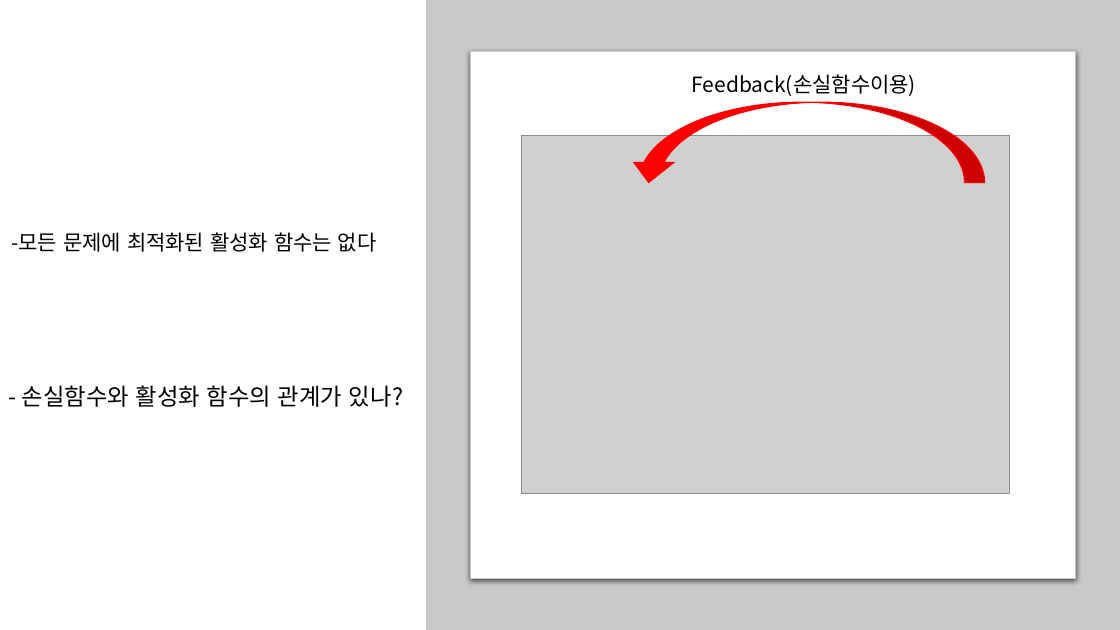
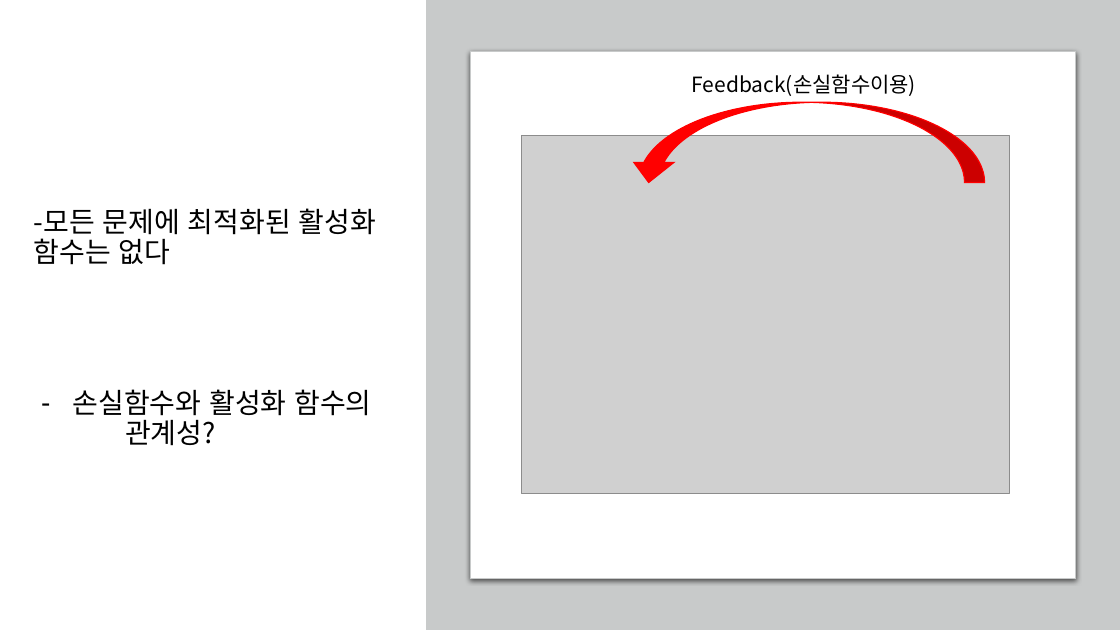
Before and after one commit to seungjae6874/Deeplearning, a slide deck: slide 12 of summary/Loss&Activation Function.pptx. Drawn at 1120x630 pixels with LibreOffice and Linux fonts; fonts in the diff are those of the drawing; grey boxes stand for pictures. Boxes give left, top, right and bottom in pixels: in the first picture for what was removed or moved away, otherwise in the second. Text is boxed around its words. In the diff, an @@ line names an element or a change of style, - is before the commit and + after.

```diff
--- a/summary/Loss&Activation Function.pptx
+++ b/summary/Loss&Activation Function.pptx
@@ title "-모든 문제에 최적화된 활성화 함수는 ...": place and size @@
-title "-모든 문제에 최적화된 활성화 함수는 ..." at bbox=[11, 232, 377, 252]
+title "-모든 문제에 최적화된 활성화 함수는 ..." at bbox=[34, 208, 376, 265]
@@ title "-모든 문제에 최적화된 활성화 함수는 ..." at bbox=[34, 208, 376, 265]: size 18 to 24 pt @@
@@ text at bbox=[73, 389, 371, 446]: text changed; size 20 to 24 pt @@
-- 손실함수와 활성화 함수의 관계가 있나?
+– 손실함수와 활성화 함수의
+관계성?
```
Also in this commit, not shown: 5 other slides changed, 1 other file.
